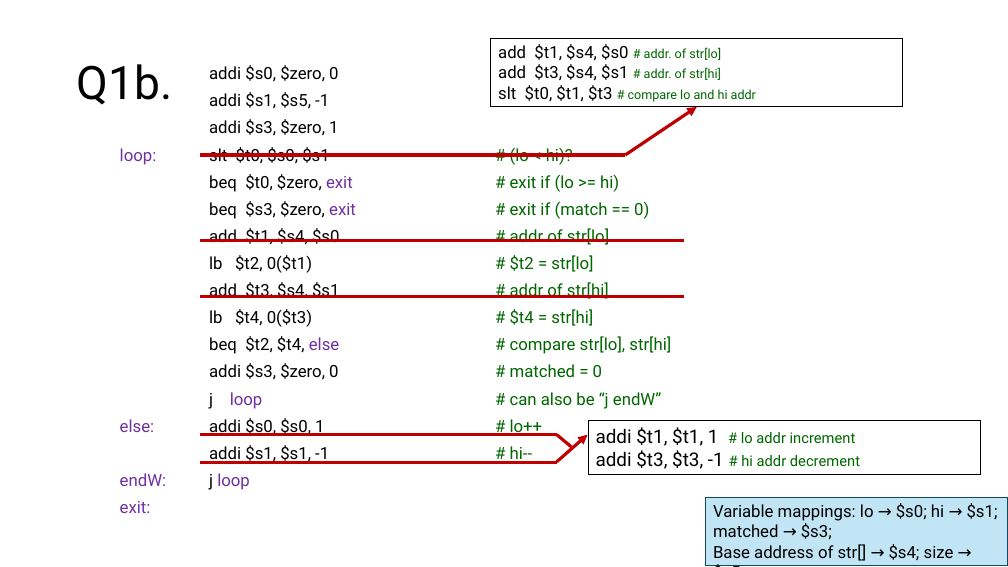
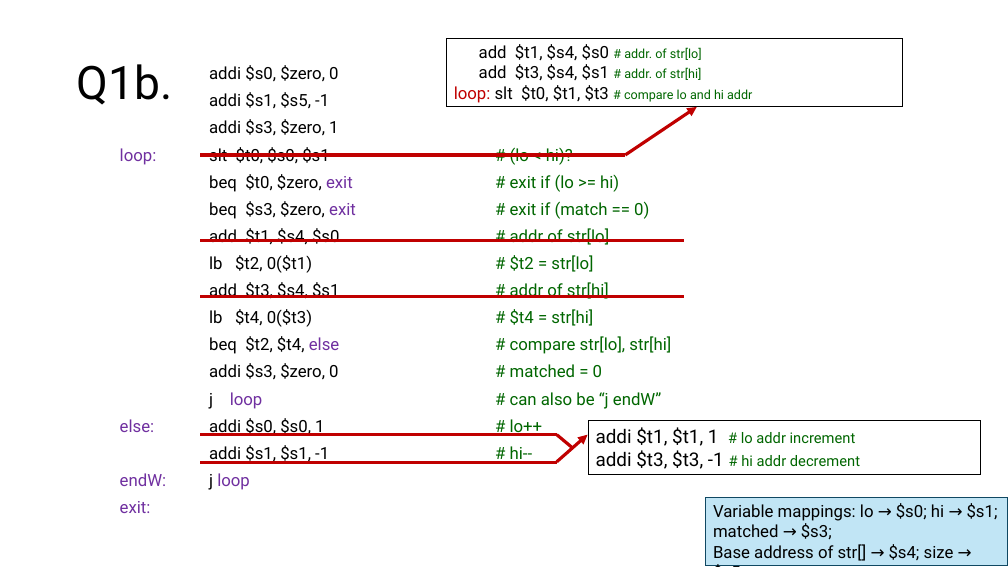
Before and after one commit to theodoreleebrant-acad/TA-2425S1-dev, a slide deck: slide 15 of CS2100/CS2100 Tutorial 3.pptx (slide 13 before the commit). Drawn at 1008x567 pixels with LibreOffice and Linux fonts; fonts in the diff are those of the drawing. Boxes give left, top, right and bottom in pixels: in the first picture for what was removed or moved away, otherwise in the second. Text is boxed around its words. In the diff, an @@ line names an element or a change of style, - is before the commit and + after.

```diff
--- a/CS2100/CS2100 Tutorial 3.pptx
+++ b/CS2100/CS2100 Tutorial 3.pptx
@@ rectangle "add $t1, $s4, $s0 # ...": place and size @@
-rectangle "add $t1, $s4, $s0 # ..." at (491, 39, 903, 107)
+rectangle "add $t1, $s4, $s0 # ..." at (446, 39, 903, 107)
@@ text in rectangle at (454, 85, 752, 103): text changed; size 12 to 16 pt @@
-slt $t0, $t1, $t3 # compare lo and hi addr
+loop: slt $t0, $t1, $t3 # compare lo and hi addr
```
Also in this commit, not shown: 4 other slides changed, 2 slides added, 9 other files.
